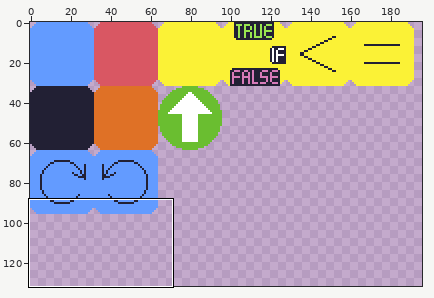
Edited in one commit: pixel-art file (tiles.ase). The first picture is a wide view before the edit; the outline marks the close-up.
Close-up. Before the commit:
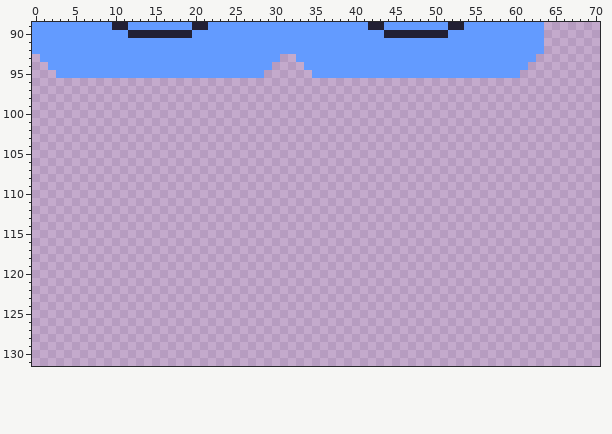
256x256 pixels, 1 frame. Shown: x 0..70, y 89..131. The wide view leaves out empty margins.
The same view after the edit:
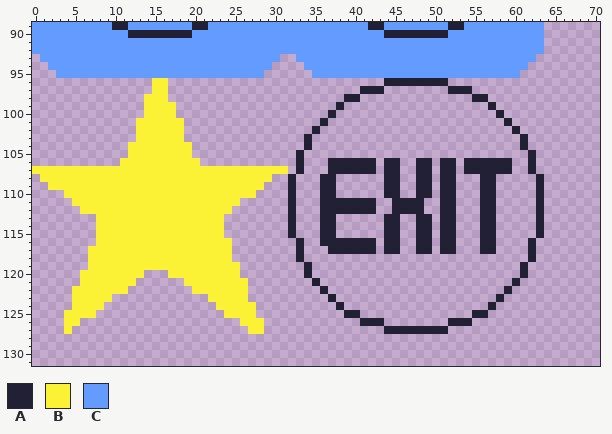
Palette (. is transparent): A #222034  B #fbf236  C #639bff
Edits made:
y 96: x 15..16 .. -> BB; x 44..51 ........ -> AAAAAAAA
y 97: x 15..16 .. -> BB; x 41..43 ... -> AAA; x 52..54 ... -> AAA
y 98: x 14..16 ... -> BBB; x 39..40 .. -> AA; x 55..56 .. -> AA
y 99: x 14..17 .... -> BBBB; x 38 . -> A; x 57 . -> A
y 100: x 14..17 .... -> BBBB; x 37 . -> A; x 58 . -> A
y 101: x 13..18 ...... -> BBBBBB; x 36 . -> A; x 59 . -> A
y 102: x 13..18 ...... -> BBBBBB; x 35 . -> A; x 60 . -> A
y 103: x 13..18 ...... -> BBBBBB; x 34 . -> A; x 61 . -> A
y 104: x 12..19 ........ -> BBBBBBBB; x 34 . -> A; x 61 . -> A
y 105: x 12..19 ........ -> BBBBBBBB; x 33 . -> A; x 62 . -> A
y 106: x 11..20 .......... -> BBBBBBBBBB; x 33 . -> A; x 37..42 ...... -> AAAAAA; x 44..45 .. -> AA; x 48..49 .. -> AA; x 51..52 .. -> AA; x 54..59 ...... -> AAAAAA; x 62 . -> A
y 107: x 0..31 ................................ -> BBBBBBBBBBBBBBBBBBBBBBBBBBBBBBBB; x 33 . -> A; x 37..42 ...... -> AAAAAA; x 44..45 .. -> AA; x 48..49 .. -> AA; x 51..52 .. -> AA; x 54..59 ...... -> AAAAAA; x 62 . -> A
y 108: x 1..29 ............................. -> BBBBBBBBBBBBBBBBBBBBBBBBBBBBB; x 32 . -> A; x 36..37 .. -> AA; x 44..45 .. -> AA; x 48..49 .. -> AA; x 51..52 .. -> AA; x 56..57 .. -> AA; x 63 . -> A
y 109: x 2..28 ........................... -> BBBBBBBBBBBBBBBBBBBBBBBBBBB; x 32 . -> A; x 36..37 .. -> AA; x 44..45 .. -> AA; x 48..49 .. -> AA; x 51..52 .. -> AA; x 56..57 .. -> AA; x 63 . -> A
y 110: x 4..27 ........................ -> BBBBBBBBBBBBBBBBBBBBBBBB; x 32 . -> A; x 36..37 .. -> AA; x 44..45 .. -> AA; x 48..49 .. -> AA; x 51..52 .. -> AA; x 56..57 .. -> AA; x 63 . -> A
y 111: x 5..25 ..................... -> BBBBBBBBBBBBBBBBBBBBB; x 32 . -> A; x 36..42 ....... -> AAAAAAA; x 45..48 .... -> AAAA; x 51..52 .. -> AA; x 56..57 .. -> AA; x 63 . -> A
y 112: x 6..24 ................... -> BBBBBBBBBBBBBBBBBBB; x 32 . -> A; x 36..42 ....... -> AAAAAAA; x 45..48 .... -> AAAA; x 51..52 .. -> AA; x 56..57 .. -> AA; x 63 . -> A
y 113..115: x 8..23 ................ -> BBBBBBBBBBBBBBBB; x 32 . -> A; x 36..37 .. -> AA; x 44..45 .. -> AA; x 48..49 .. -> AA; x 51..52 .. -> AA; x 56..57 .. -> AA; x 63 . -> A
y 116: x 8..24 ................. -> BBBBBBBBBBBBBBBBB; x 33 . -> A; x 36..42 ....... -> AAAAAAA; x 44..45 .. -> AA; x 48..49 .. -> AA; x 51..52 .. -> AA; x 56..57 .. -> AA; x 62 . -> A
y 117: x 7..24 .................. -> BBBBBBBBBBBBBBBBBB; x 33 . -> A; x 37..42 ...... -> AAAAAA; x 44..45 .. -> AA; x 48..49 .. -> AA; x 51..52 .. -> AA; x 56..57 .. -> AA; x 62 . -> A
y 118: x 7..24 .................. -> BBBBBBBBBBBBBBBBBB; x 33 . -> A; x 62 . -> A
y 119: x 7..25 ................... -> BBBBBBBBBBBBBBBBBBB; x 34 . -> A; x 61 . -> A
y 120: x 6..13 ........ -> BBBBBBBB; x 17..25 ......... -> BBBBBBBBB; x 34 . -> A; x 61 . -> A
y 121: x 6..12 ....... -> BBBBBBB; x 19..26 ........ -> BBBBBBBB; x 35 . -> A; x 60 . -> A
y 122: x 5..11 ....... -> BBBBBBB; x 20..26 ....... -> BBBBBBB; x 36 . -> A; x 59 . -> A
y 123: x 5..9 ..... -> BBBBB; x 22..26 ..... -> BBBBB; x 37 . -> A; x 58 . -> A
y 124: x 5..8 .... -> BBBB; x 23..27 ..... -> BBBBB; x 38 . -> A; x 57 . -> A
y 125: x 4..7 .... -> BBBB; x 24..27 .... -> BBBB; x 39..40 .. -> AA; x 55..56 .. -> AA
y 126: x 4..5 .. -> BB; x 26..28 ... -> BBB; x 41..43 ... -> AAA; x 52..54 ... -> AAA
y 127: x 4 . -> B; x 27..28 .. -> BB; x 44..51 ........ -> AAAAAAAA
